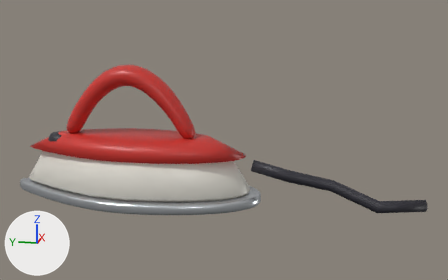
The glTF model assets/models/iron.glb as it was, and as the next commit left it.
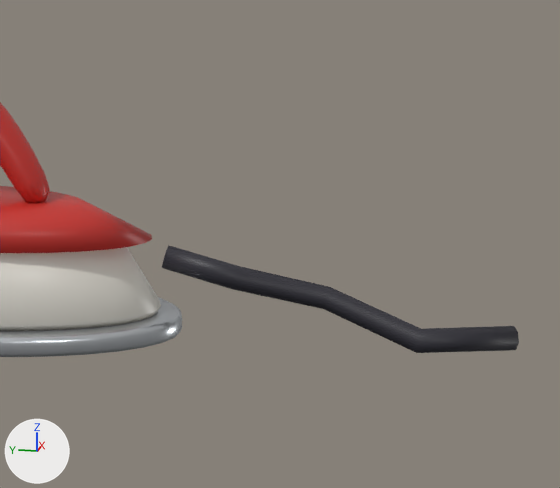
Each version appears first whole from a 50 mm lens placed at (-0.673, -0.241, 0.241), pointed at (0.002, -0.107, 0.073), and next in a close-up on the part from 38% to 100% of the width and 14% to 100% of the height. The axes (+X, +Y, +Z) are drawn at lower left. The lights are the same throughout. The last two pictures show the newer version. Vertices at exactly the same position are counted once.

Before the edit, the objects in view are built like this:
```python
me_sole = bpy.data.meshes.new('sole')
me_sole.from_pydata(...)  # 1378 vertices, 2700 faces; spans x -0.065..0.065, y -0.333..0.149, z 0.0..0.156
# faces by material slot: [492, 288, 1316, 604]
me_sole.materials.append(mat_steel)  # light grey #c9cdd1
me_sole.materials.append(mat_iron_body)  # white #e8e4da
me_sole.materials.append(mat_iron_red)  # red #c8322b
me_sole.materials.append(mat_iron_dark)  # dark grey #2b2a33
ob_iron = bpy.data.objects.new('iron', me_sole)
ob_iron.location = (0.0, 0.0, 0.0)
```
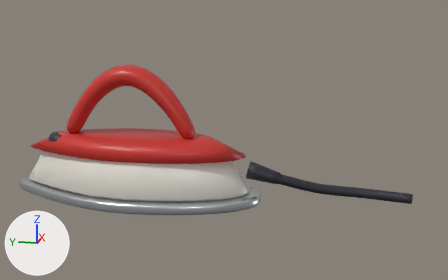
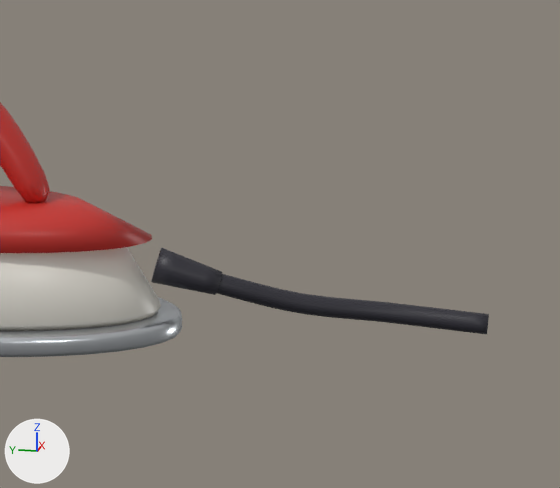
What changed in the scene script:
```text
Change me_sole:
    used by ob_iron; location = (0.0, 0.0, 0.0)
    remove me_sole.from_pydata(...)  # 1378 vertices, 2700 faces; spans x -0.065..0.065, y -0.333..0.149, z 0.0..0.156
    add me_sole.from_pydata(...)  # 1688 vertices, 3316 faces; spans x -0.065..0.065, y -0.321..0.149, z 0.0..0.156
    me_sole part 1: a new loose piece of 60 vertices spanning x -0.01..0.011, y -0.172..-0.132, z 0.023..0.05, in mat_iron_dark (dark grey #2b2a33)
    me_sole part 2: 10 vertices moved from x -0.007..0.007, y -0.182..-0.138, z 0.028..0.052 to x -0.006..0.005, y -0.178..-0.133, z 0.028..0.045; 30 vertices removed from x -0.027..0.027, y -0.333..-0.139, z 0.003..0.045; 280 vertices added at x -0.005..0.04, y -0.321..-0.134, z 0.001..0.045
```

Pixel boxes [x1, y1, x2, y2] of what changed, in the close-ups (560 x 488 px):
'iron', reshaped: before [0, 102, 519, 357]; after [0, 102, 489, 357]
part 1 of me_sole, added: after [151, 247, 222, 295]
part 2 of me_sole, cut back: before [162, 245, 519, 353]; after [153, 258, 489, 334]
